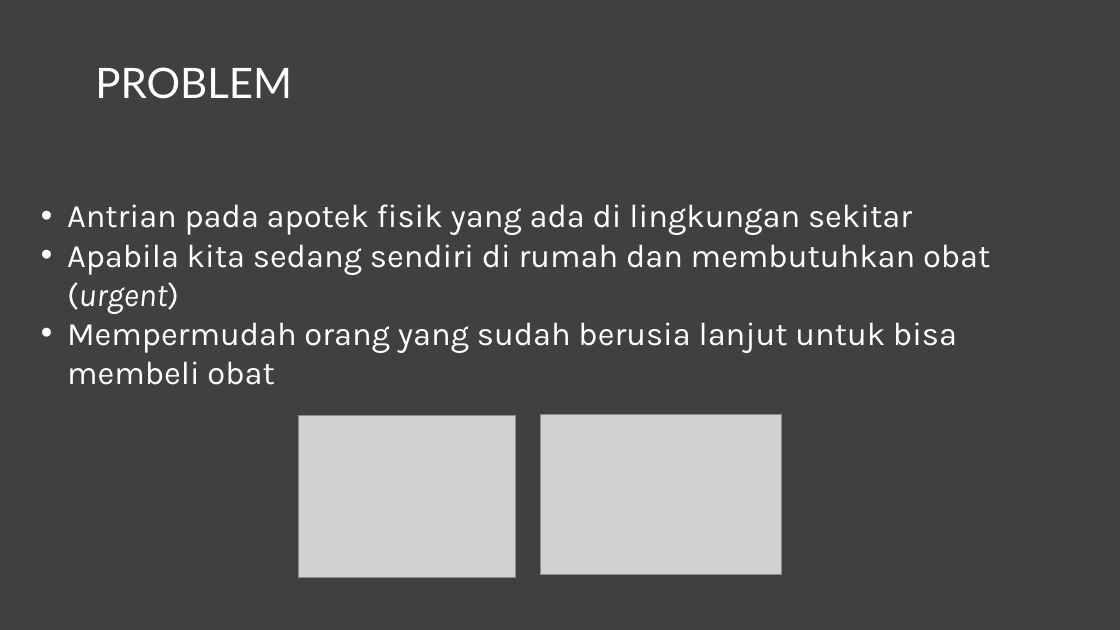
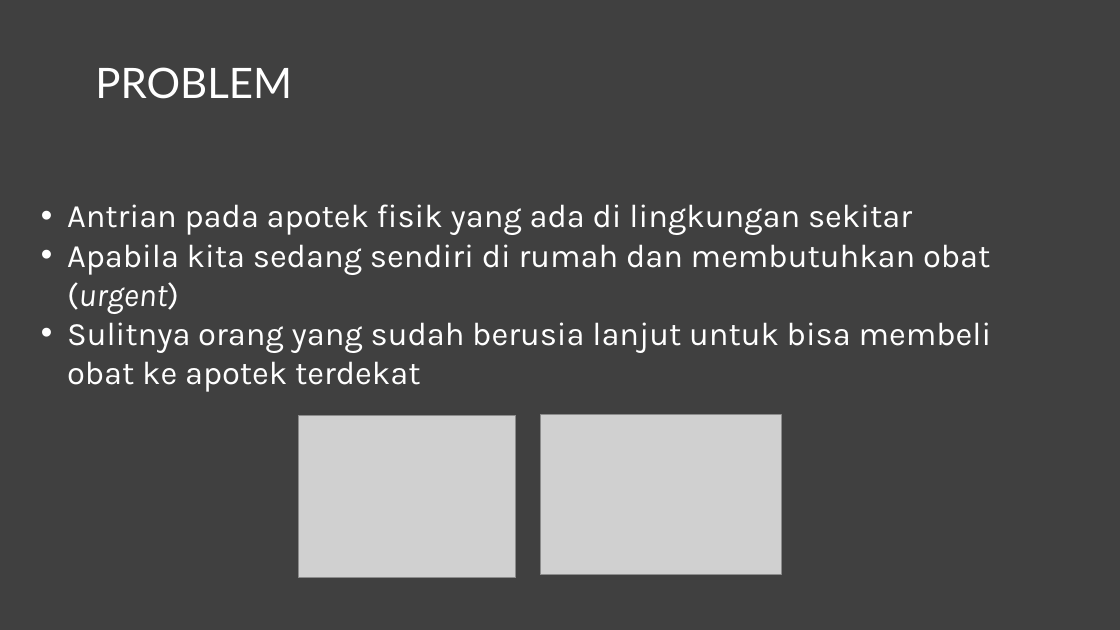
Before and after one commit to 2072008NicholasCH/ApotekOnline, a slide deck: slide 2 of Apotek Online.pptx. Drawn at 1120x630 pixels with LibreOffice and Linux fonts; fonts in the diff are those of the drawing; grey boxes stand for pictures. Boxes give left, top, right and bottom in pixels: in the first picture for what was removed or moved away, otherwise in the second. Text is boxed around its words. In the diff, an @@ line names an element or a change of style, - is before the commit and + after.

```diff
--- a/Apotek Online.pptx
+++ b/Apotek Online.pptx
@@ text at (x1=67, y1=322, x2=992, y2=392): text changed @@
-• Mempermudah orang yang sudah berusia lanjut untuk bisa membeli obat
+• Sulitnya orang yang sudah berusia lanjut untuk bisa membeli obat ke apotek terdekat
```
